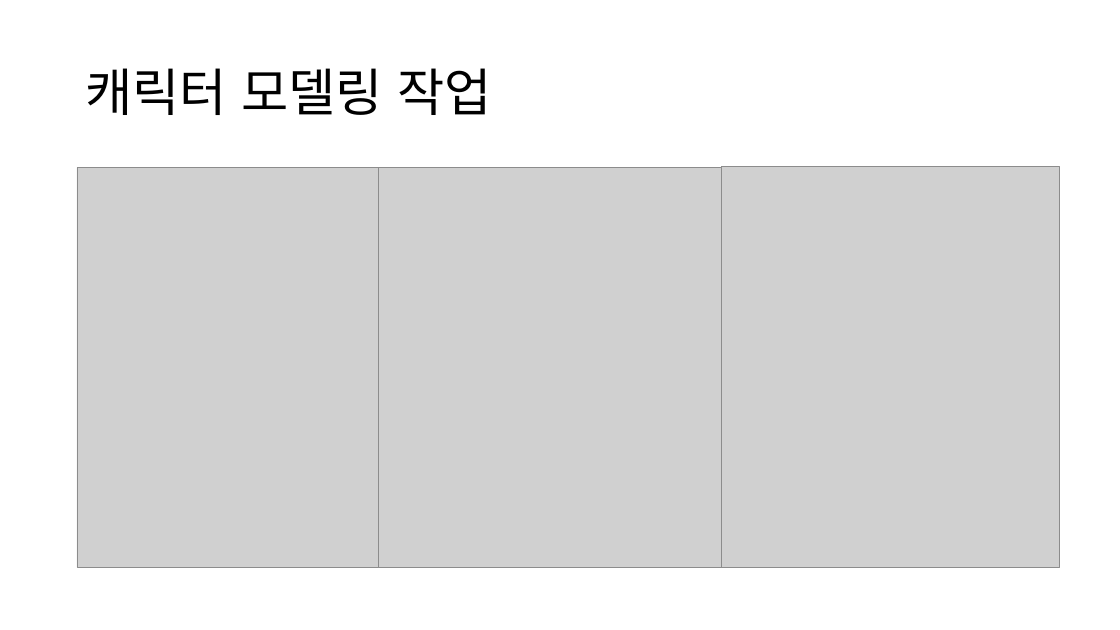
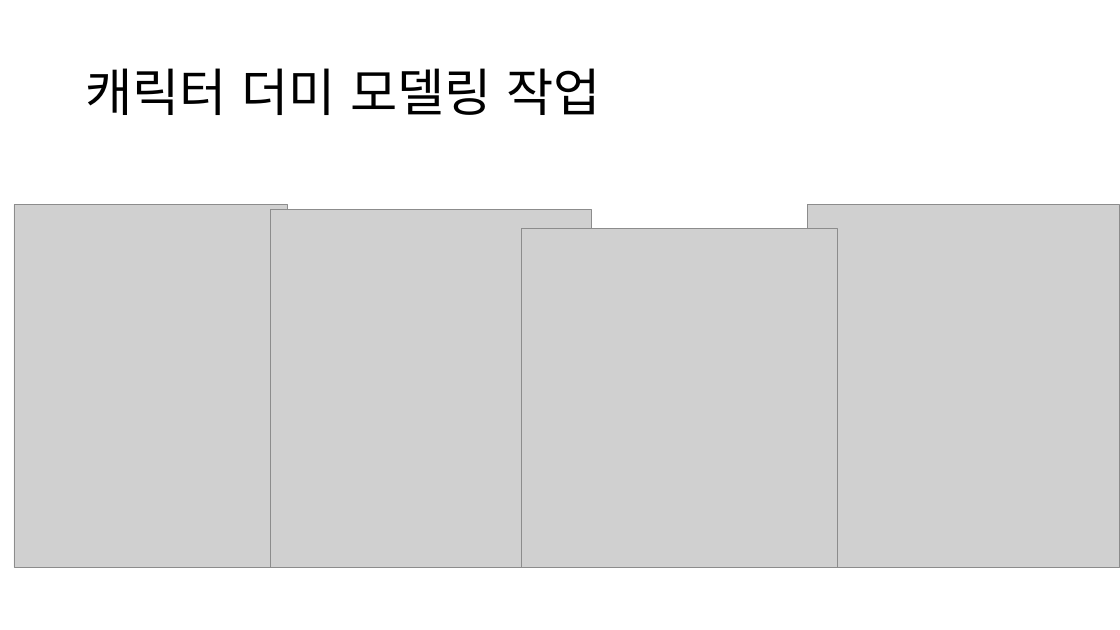
Before and after one commit to kangilgu/Gorilla-box, a slide deck: slide 1 of PPT 제출하는 폴더/201413099 신명수 작업물.pptx. Drawn at 1120x630 pixels with LibreOffice and Linux fonts; fonts in the diff are those of the drawing; grey boxes stand for pictures. Boxes give left, top, right and bottom in pixels: in the first picture for what was removed or moved away, otherwise in the second. Text is boxed around its words. In the diff, an @@ line names an element or a change of style, - is before the commit and + after.

Commit message:
작업 내용

```diff
--- a/PPT 제출하는 폴더/201413099 신명수 작업물.pptx
+++ b/PPT 제출하는 폴더/201413099 신명수 작업물.pptx
@@ title at (85,68,600,115): text changed @@
-캐릭터 모델링 작업
+캐릭터 더미 모델링 작업
@@ picture removed at (722,167,1060,568) @@
@@ picture: place and size @@
-picture at (77,168,379,568)
+picture at (14,205,287,568)
@@ picture: place and size @@
-picture at (378,168,722,568)
+picture at (807,205,1119,568)
@@ picture added at (271,210,592,568) @@
@@ picture added at (522,229,838,568) @@
```
Also in this commit, not shown: 1 slide added.
